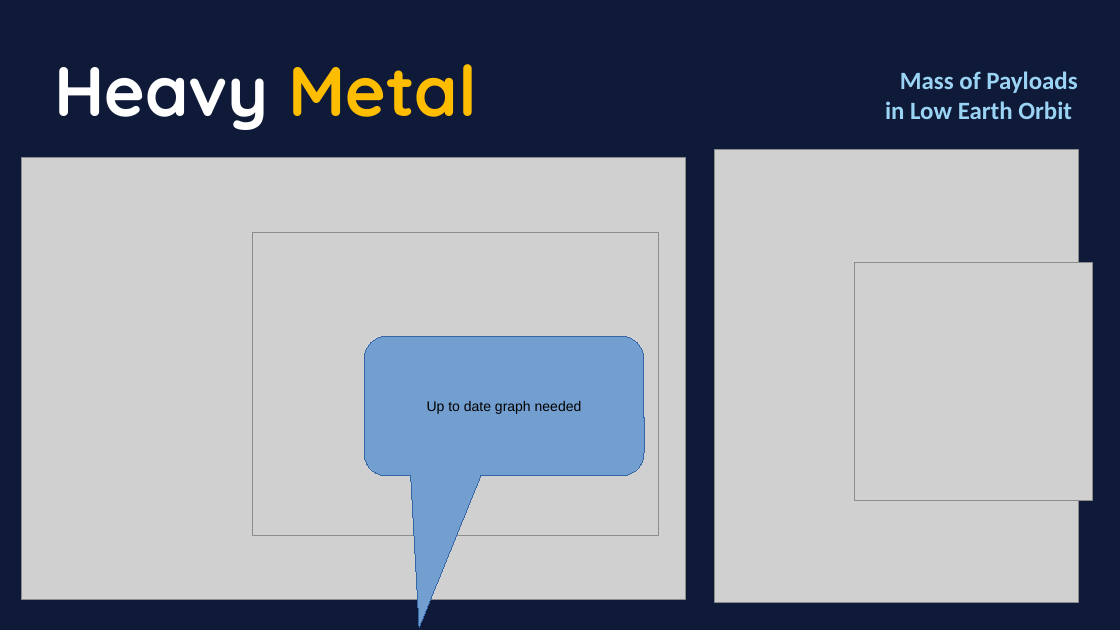
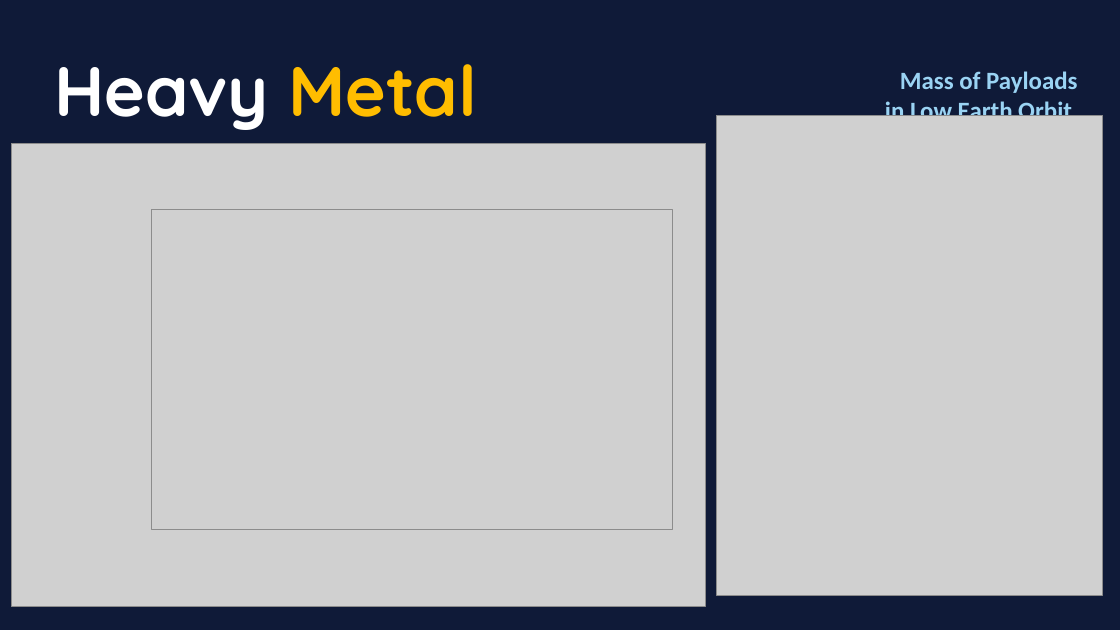
Before and after one commit to daemonchild/cardiffmet-dat5001-visualisation-of-data, a slide deck: slide 6 of assessment/presentation/DAT5001-TomRowan-ST20285213-From_Launch_to_Litter_Orbital_Overload.pptx. Drawn at 1120x630 pixels with LibreOffice and Linux fonts; fonts in the diff are those of the drawing; grey boxes stand for pictures. Boxes give left, top, right and bottom in pixels: in the first picture for what was removed or moved away, otherwise in the second. Text is boxed around its words. In the diff, an @@ line names an element or a change of style, - is before the commit and + after.

```diff
--- a/assessment/presentation/DAT5001-TomRowan-ST20285213-From_Launch_to_Litter_Orbital_Overload.pptx
+++ b/assessment/presentation/DAT5001-TomRowan-ST20285213-From_Launch_to_Litter_Orbital_Overload.pptx
@@ picture resized from (x1=714, y1=149, x2=1078, y2=602) to (x1=717, y1=115, x2=1103, y2=595) @@
@@ picture resized from (x1=21, y1=157, x2=685, y2=600) to (x1=11, y1=143, x2=706, y2=606) @@
@@ picture resized from (x1=252, y1=232, x2=658, y2=535) to (x1=151, y1=209, x2=673, y2=529) @@
@@ picture resized from (x1=854, y1=262, x2=1092, y2=500) to (x1=838, y1=227, x2=1102, y2=491) @@
@@ rounded speech box removed at (x1=364, y1=336, x2=644, y2=476) @@
-Up to date graph needed
```
Also in this commit, not shown: 4 other slides changed, 1 slide added, 2 slides removed, 11 other files.
